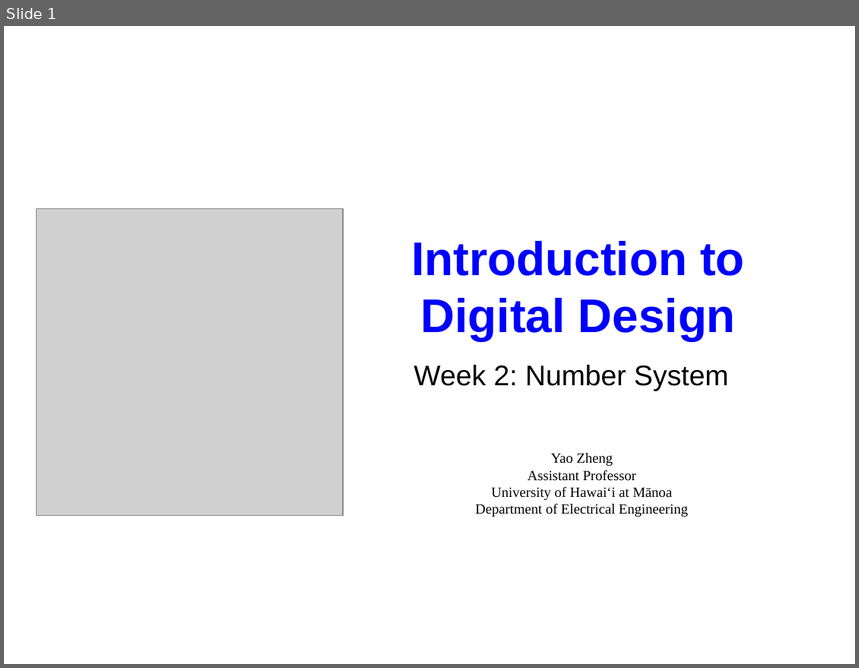
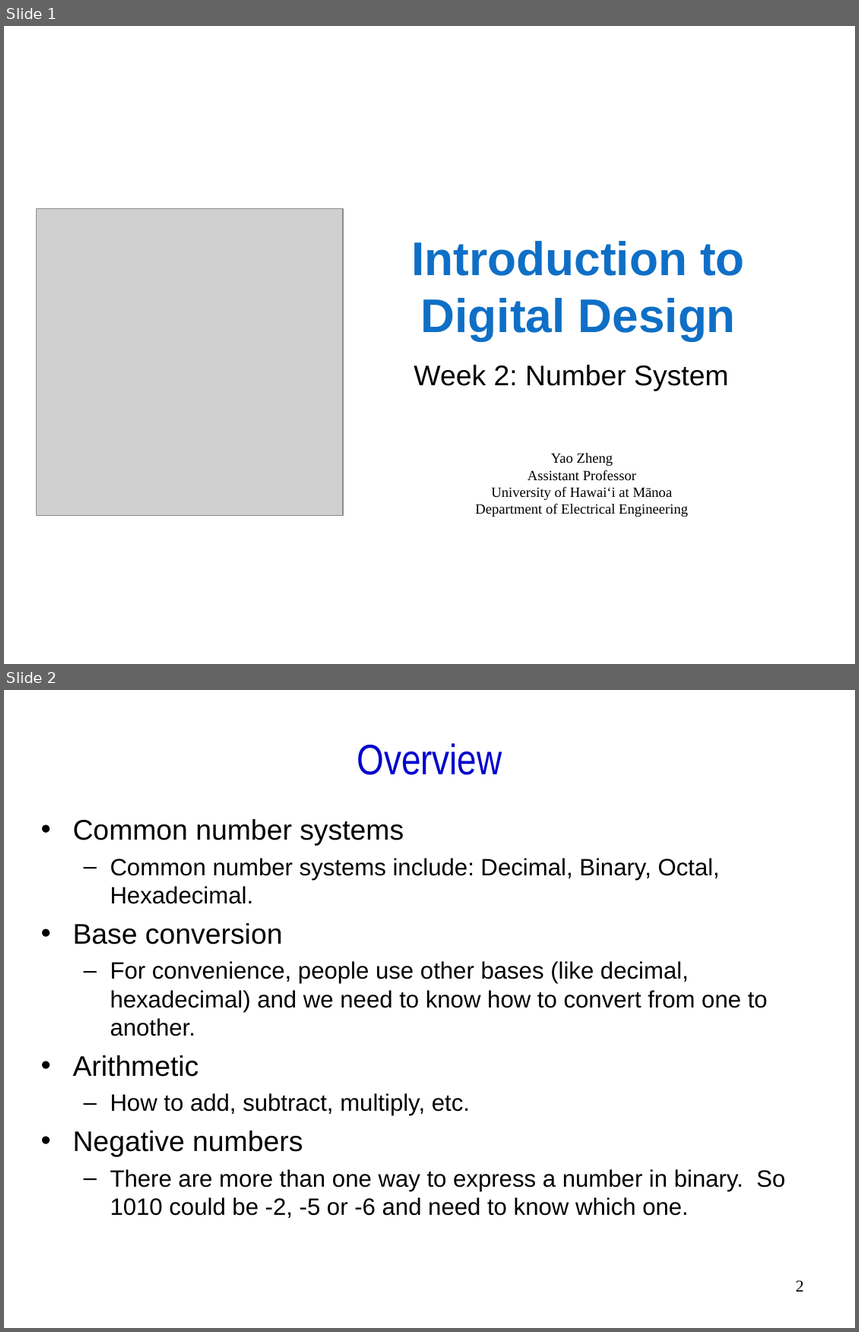
Before and after one commit to mochizukimax/ee260_2019_spring_materials_week_02_repo, a slide deck: docs/slides/ee260_2019_spring_materials_week_02_slides.ppt. Shown one above the other, each under a label of ours: slide 1 before the commit, slides 1 and 2 after it. The pictures are 859x668 and 859x1332 pixels, drawn with LibreOffice and Linux fonts; fonts in the diff are those of the drawing; grey boxes stand for pictures. Boxes give left, top, right and bottom in pixels: in the first picture for what was removed or moved away, otherwise in the second. Text is boxed around its words. In the diff, an @@ line names an element or a change of style, - is before the commit and + after.

```diff
--- a/docs/slides/ee260_2019_spring_materials_week_02_slides.ppt
+++ b/docs/slides/ee260_2019_spring_materials_week_02_slides.ppt
@@ slide 2 added at [4,690,855,1328], background #FFFFFF @@
@@ title added at [357,743,502,775], 36 pt, text #0000CC @@
+Overview
@@ text added at [73,819,785,1218], 20 pt, text #000000 @@
+• Common number systems
+  – Common number systems include: Decimal, Binary, Octal, Hexadecimal.
+• Base conversion
+  – For convenience, people use other bases (like decimal, hexadecimal) and we need to know how to convert from one to another.
+• Arithmetic
+  – How to add, subtract, multiply, etc.
+• Negative numbers
+  – There are more than one way to express a number in binary. So 1010 could be -2, -5 or -6 and need to know which one.
@@ page number added at [796,1281,804,1292], 14 pt, text #000000 @@
+2
@@ slide 1 changed as well @@
@@ title "Introduction to Digital Design" at [412,241,745,341]: text colour #0000FF to #0F6FC6 @@
```
Also in this commit, not shown: 7 other slides changed, 69 other slides added, 19 slides removed, 2 other files.
